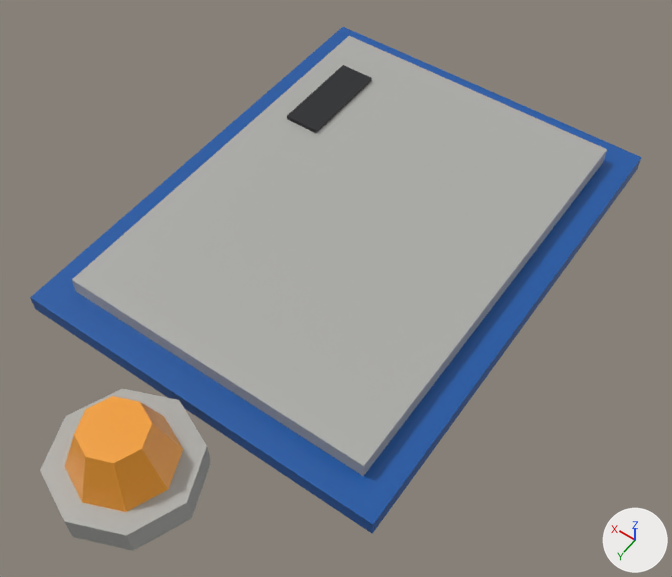
An edit to the glTF model assets/base/gltf/greebles/civilian_door.glb, drawn before and after from the same camera.
Rendered twice from a 50 mm camera at (-0.233, 0.329, 0.477) aimed at (-0.022, 0.033, 0.012). The lights are fixed; the arrows at lower right show +X, +Y and +Z. The older version comes first.
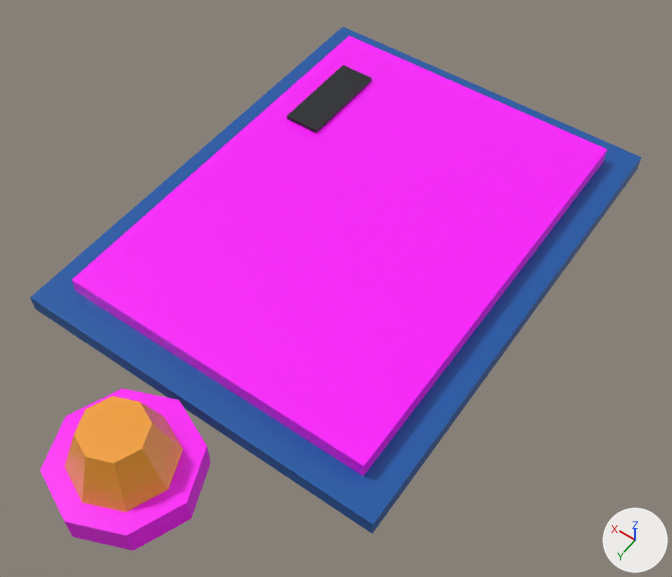
Location of each change, [x1, y1, x2, y2] in pixels of the pictures (672 x 577 px):
'Mesh_0', recoloured (grey to pink)
    both: [40, 33, 610, 551]

What changed in the scene script:
```text
Change mat_hull:
    mat_hull.base_color: (0.42, 0.42, 0.4) -> (1.0, 0.0, 1.0)  # grey #adadaa -> pink #ff00ff
```
